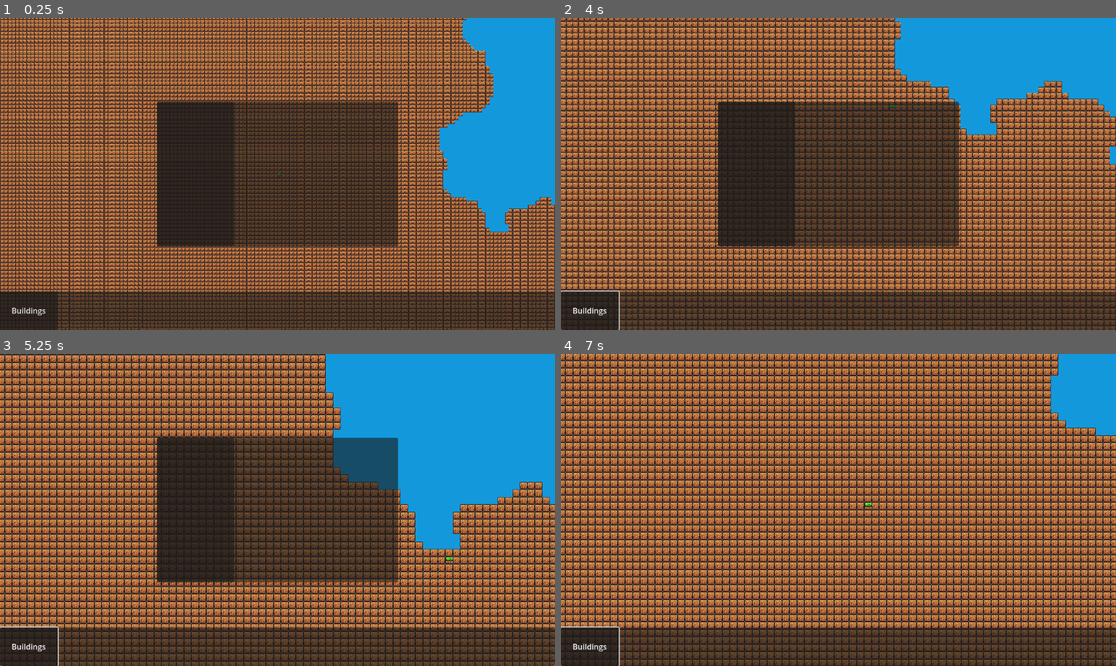
Above: before the commit, frames 1-4 (two rows, left to right).
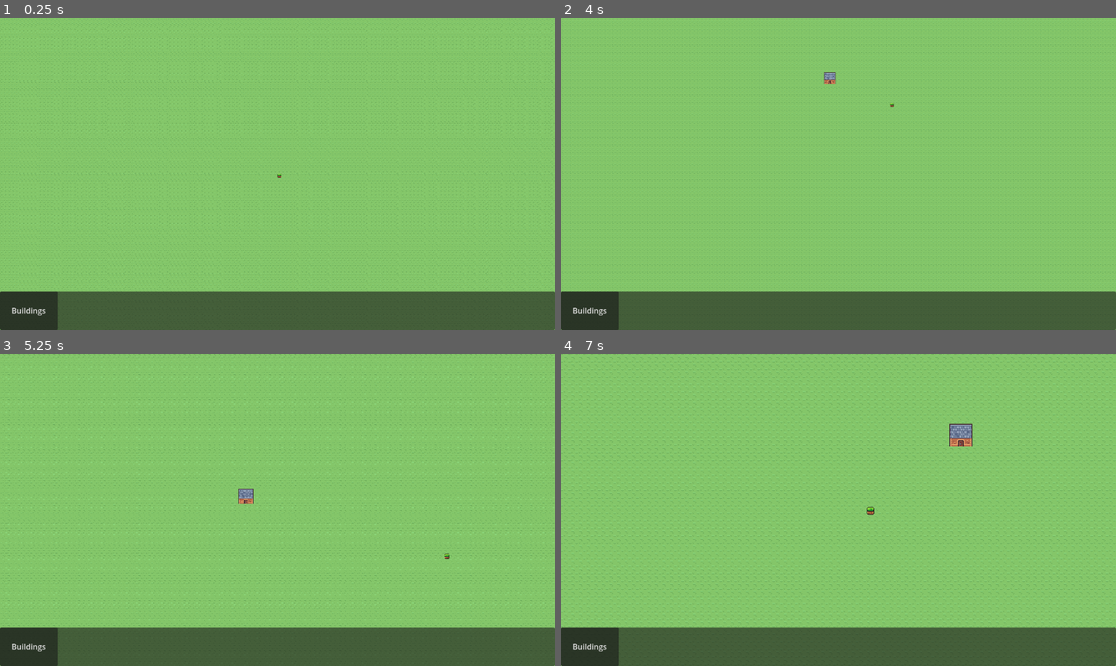
Above: after the commit, the same moments.

Repository: heyayo/SpecP
Game: Godot game, scene res://scenes/test_map.tscn
Same seed, same stepped clock (60 frames per second), same inputs: the game is played once before the commit and once after it.
Inputs (mouse positions are in pixels of both pictures, inside the frame that each line leads up to):
- Up to frame 1 (0.25 s): no input
- Up to frame 2 (4 s): click "Buildings" at 0.5 s; click (733, 108) at 1.25 s, where only the run after the commit has a clickable "Room"; tap Enter at 2 s; move the mouse to (960, 158) at 2.02 s; hold D (RightDir) 2.03-2.78 s; click (960, 158) at 2.1 s; right-click (960, 158) at 2.3 s; move the mouse to (727, 189) at 2.77 s; hold S (DownDir) 2.78-3.53 s; right-click (727, 189) at 2.85 s; tap Mouse wheel up (ScrollIn) at 3.05 s; move the mouse to (894, 105) at 3.52 s; hold D (RightDir) from 3.53 s (still down); hold Mouse wheel up (ScrollIn) from 3.53 s (still down); tap Mouse wheel down (ScrollOut) at 3.8 s
- Up to frame 3 (5.25 s): move the mouse to (249, 572) at 4.27 s; release D (RightDir) at 4.28 s; release Mouse wheel up (ScrollIn) at 4.28 s; hold W (UpDir) 4.28-5.03 s; tap Mouse wheel down (ScrollOut) at 4.35 s; tap E (ZoomIn) at 4.55 s; move the mouse to (444, 556) at 5.02 s; hold A (LeftDir) from 5.03 s (still down); hold E (ZoomIn) from 5.03 s (still down)
- Up to frame 4 (7 s): tap Q (ZoomOut) at 5.3, 5.85 s; move the mouse to (672, 463) at 5.77 s; release E (ZoomIn) at 5.78 s; click (672, 463) at 6.05 s; move the mouse to (866, 510) at 6.52 s; release A (LeftDir) at 6.53 s; hold S (DownDir) from 6.53 s (still down); click (866, 510) at 6.6 s; right-click (866, 510) at 6.8 s

The runs differ from the first frame. In frame 1, 99% of the frame differs, in the area x 0-100%, y 0-100%; in frame 2, 99%; in frame 3, 99%; in frame 4, 99%.

Commit message:
TileMap Pattern Building, Revamp for unique Objects

Diff:
--- a/scenes/build_menu.gd
+++ /dev/null
@@ -1,17 +0,0 @@
-extends Control
-
-@onready var _options = $Options;
-@onready var _actions = $Options/Actions
-@onready var _desc = $Options/Description
-@onready var _bname = $Options/Name
-# TODO Preview Picture
-
-func _ready():
-	pass # Replace with function body.
-
-func _process(delta):
-	pass
-
-func construct_buildings() -> void:
-
-	pass;
--- a/scenes/builder_node.tscn
+++ b/scenes/builder_node.tscn
@@ -3,7 +3,7 @@
 [ext_resource type="Script" path="res://scripts/builder.gd" id="1_q1tf4"]
 [ext_resource type="Texture2D" uid="uid://c4behmnjvukwi" path="res://sprites/world_tileset.png" id="2_sha1y"]
 [ext_resource type="Script" path="res://scripts/info_panel.gd" id="3_5re8v"]
-[ext_resource type="Script" path="res://scenes/build_menu.gd" id="3_uklwy"]
+[ext_resource type="Script" path="res://scripts/build_menu.gd" id="3_kl0cm"]
 
 [node name="Builder Node" type="Node2D"]
 script = ExtResource("1_q1tf4")
@@ -33,7 +33,7 @@
 offset_bottom = 20.0
 grow_horizontal = 2
 grow_vertical = 2
-script = ExtResource("3_uklwy")
+script = ExtResource("3_kl0cm")
 
 [node name="Options" type="Panel" parent="Menu/Build Menu"]
 layout_mode = 1
@@ -49,7 +49,7 @@
 grow_horizontal = 2
 grow_vertical = 2
 
-[node name="Actions" type="ItemList" parent="Menu/Build Menu/Options"]
+[node name="Actions" type="ScrollContainer" parent="Menu/Build Menu/Options"]
 layout_mode = 1
 anchors_preset = 4
 anchor_top = 0.5
@@ -58,16 +58,44 @@
 offset_right = 160.0
 offset_bottom = 150.0
 grow_vertical = 2
+horizontal_scroll_mode = 0
+
+[node name="Contents" type="VBoxContainer" parent="Menu/Build Menu/Options/Actions"]
+layout_mode = 2
+size_flags_horizontal = 4
+size_flags_vertical = 4
+alignment = 1
 
 [node name="Description" type="Label" parent="Menu/Build Menu/Options"]
-layout_mode = 0
-offset_right = 40.0
-offset_bottom = 23.0
+layout_mode = 1
+anchors_preset = 7
+anchor_left = 0.5
+anchor_top = 1.0
+anchor_right = 0.5
+anchor_bottom = 1.0
+offset_left = -90.0
+offset_top = -247.0
+offset_right = 129.0
+grow_horizontal = 2
+grow_vertical = 0
+text = "TESTTESTTESTTESTTESTTESTTESTTESTTESTTESTTESTTESTTESTTESTTESTTESTTESTTESTTESTTESTTESTTESTTESTTESTTESTTESTTESTTEST"
+autowrap_mode = 2
+clip_text = true
 
 [node name="Name" type="Label" parent="Menu/Build Menu/Options"]
-layout_mode = 0
-offset_right = 40.0
-offset_bottom = 23.0
+layout_mode = 1
+anchors_preset = 5
+anchor_left = 0.5
+anchor_right = 0.5
+offset_left = -90.0
+offset_right = 129.0
+offset_bottom = 53.0
+grow_horizontal = 2
+text = "TESTTESTTESTTESTTESTTESTTESTTESTTESTTESTTESTTESTTESTTESTTESTTESTTESTTESTTESTTESTTESTTESTTESTTESTTESTTESTTESTTESTTESTTEST"
+horizontal_alignment = 1
+vertical_alignment = 1
+autowrap_mode = 2
+clip_text = true
 
 [node name="Info Panel" type="Control" parent="Menu"]
 layout_mode = 3
@@ -139,3 +167,5 @@
 offset_bottom = 40.0
 grow_vertical = 2
 text = "Buildings"
+
+[connection signal="pressed" from="Menu/Bar/Buildings" to="." method="_on_buildings_pressed"]
--- /dev/null
+++ b/scenes/building.tscn
@@ -0,0 +1,7 @@
+[gd_scene load_steps=2 format=3 uid="uid://dfwyhemsrng0a"]
+
+[ext_resource type="TileSet" uid="uid://bslh4lsa477sk" path="res://tilesets/set.tres" id="1_ic8l0"]
+
+[node name="Building" type="TileMap"]
+tile_set = ExtResource("1_ic8l0")
+format = 2
--- a/scenes/test_map.tscn
+++ b/scenes/test_map.tscn
@@ -1,15 +1,20 @@
 [gd_scene load_steps=6 format=3 uid="uid://btuge7ek766cb"]
 
-[ext_resource type="TileSet" uid="uid://ssqqeijs20o6" path="res://tilesets/test_map.tres" id="1_wdt78"]
+[ext_resource type="TileSet" uid="uid://bslh4lsa477sk" path="res://tilesets/set.tres" id="1_d1qqc"]
 [ext_resource type="Script" path="res://scripts/world_generator.gd" id="2_uo8gq"]
 [ext_resource type="PackedScene" uid="uid://bcdlppkrq0bm6" path="res://scenes/game_camera.tscn" id="3_h4kp3"]
 [ext_resource type="PackedScene" uid="uid://bxw8rk2ph6pv3" path="res://scenes/builder_node.tscn" id="4_kglqv"]
 [ext_resource type="PackedScene" uid="uid://ckqhwsdgj5wtq" path="res://scenes/pause.tscn" id="5_y4e8x"]
 
-[node name="Test_Map" type="TileMap"]
+[node name="World" type="TileMap"]
 position = Vector2(-1, 0)
-tile_set = ExtResource("1_wdt78")
+tile_set = ExtResource("1_d1qqc")
 format = 2
+layer_0/name = "Ground"
+layer_1/name = "Foliage"
+layer_1/tile_data = PackedInt32Array()
+layer_2/name = "Structure"
+layer_2/tile_data = PackedInt32Array()
 script = ExtResource("2_uo8gq")
 world_size = Vector2i(256, 256)
 noise_scaling = 1.25
--- /dev/null
+++ b/scenes/ui_components/action_button.tscn
@@ -0,0 +1,5 @@
+[gd_scene format=3 uid="uid://dwpx45n5rrnnl"]
+
+[node name="action_button" type="Button"]
+size_flags_horizontal = 4
+size_flags_vertical = 4
--- /dev/null
+++ b/scripts/build_menu.gd
@@ -0,0 +1,31 @@
+extends Control
+
+@onready var _builder : Builder = $"../..";
+@onready var _options : Panel = $Options;
+@onready var _actions : VBoxContainer = $Options/Actions/Contents
+@onready var _desc : Label = $Options/Description
+@onready var _bname : Label = $Options/Name
+# TODO Preview Picture
+
+var _buttonPrefab : PackedScene = preload("res://scenes/ui_components/action_button.tscn");
+
+func _ready():
+	construct_buildings();
+	pass;
+
+# TODO Make Buttons expand to fit parent
+func construct_buildings() -> void:
+	var buildings_num : int = Tile_Database.BUILDINGS_LIST.size();
+	for i in range(buildings_num):
+		var data : Tile_Database.Structure = Tile_Database.BUILDINGS_LIST[i];
+		var button : Button = _buttonPrefab.instantiate();
+		button.text = data.bname;
+		_actions.add_child(button);
+		button.connect("pressed",build_callback.bind(data));
+		pass
+	pass;
+
+func build_callback(building : Tile_Database.Structure) -> void:
+	_builder.start_build_action(building);
+	print("Button Called Back");
+	pass
--- a/scripts/builder.gd
+++ b/scripts/builder.gd
@@ -1,36 +1,64 @@
 extends Node2D
+
+class_name Builder;
+
+enum ACTIONS {
+	BUILD,
+	ZONE,
+	NONE
+}
+
+var building_prefab : PackedScene = preload("res://scenes/building.tscn");
 
 @onready var _highlightSprite : Sprite2D = $Highlight;
 @onready var _selectSprite : Sprite2D = $Select;
 @onready var _buildMenu : Control = $"Menu/Build Menu";
 @onready var _infoPanel : Info_Panel = $"Menu/Info Panel";
-var _tileMap : TileMap;
+@onready var _tileMap : TileMap = get_tree().root.get_node("World");
 
-@onready var hasSelected : bool = false;
+var _cAction : ACTIONS = ACTIONS.NONE;
+var _structure : Tile_Database.Structure;
+
+var hasSelected : bool = false;
 
 const _tileSize : int = 16;
 
+var _hoverPos : Vector2i; # The center of the tile hovered by the mouse
+var _tilePos : Vector2i; # The position of the mouse on the TileMap
+
 func _ready():
 	_selectSprite.visible = hasSelected;
-	_tileMap = get_tree().root.get_node("Test_Map");
 	_infoPanel.visible = false;
+	_buildMenu.visible = false;
+	hasSelected = false;
 
 func _process(delta):
 	# Click Processing
 	var mouse_position : Vector2 = get_global_mouse_position();
-	var tile_pos : Vector2i = _tileMap.local_to_map(to_local(mouse_position)); # Was floor(mouse_position / 16), local_to_map takes into account of tile size
-	var hover_pos : Vector2i = tile_pos * _tileSize;
-	hover_pos += Vector2i(8,8);
-	_highlightSprite.global_position = hover_pos;
-
-	# Key Inputs
-	left_click_handle(hover_pos, tile_pos);
+	_tilePos = _tileMap.local_to_map(to_local(mouse_position)); # Was floor(mouse_position / 16), local_to_map takes into account of tile size
+	_hoverPos = _tilePos * _tileSize;
+	_hoverPos += Vector2i(8,8);
+	_highlightSprite.global_position = _hoverPos;
 	right_click_handle();
-
 	pass;
 
-func start_action() -> void:
+func _unhandled_input(event):
+	# Key Inputs
+	left_click_handle(_hoverPos, _tilePos);
+	pass
 
+func start_action(type : ACTIONS) -> void:
+	deselect_tile();
+	_cAction = type;
+	pass
+
+func stop_action() -> void:
+	_cAction = ACTIONS.NONE;
+	pass
+
+func start_build_action(structure : Tile_Database.Structure):
+	_cAction = ACTIONS.BUILD;
+	_structure = structure;
 	pass
 
 # Places tile highlight at selection point
@@ -52,21 +80,41 @@
 	_infoPanel.visible = false;
 	pass
 
-func left_click_handle(hover_pos : Vector2, tile_pos : Vector2) -> void:
+func left_click_handle(hover_pos : Vector2i, tile_pos : Vector2i) -> void:
 	if (Input.is_action_just_pressed("Left_Click")):
-		select_tile(hover_pos, tile_pos);
-		_buildMenu.visible = false;
-		# TODO Remove current action
-		pass
+		match (_cAction):
+			ACTIONS.BUILD:
+				# TODO Spawn Building Prefab with Pattern
+				_tileMap.set_pattern(WORLD_MAP.Layers.Structure,tile_pos,_structure.pattern);
+				stop_action();
+				pass;
+			ACTIONS.ZONE:
+				# TODO
+				pass;
+			_: # Default Case
+				select_tile(hover_pos, tile_pos);
+				_buildMenu.visible = false;
+				pass;
 	pass
 
 func right_click_handle() -> void:
 	if (Input.is_action_just_pressed("Right_Click")):
-		if hasSelected:
+		_buildMenu.visible = false;
+		if (hasSelected):
 			deselect_tile(); # Disable Selection Overlay and Build Menu
 			pass
-		else:
-			_buildMenu.visible = !_buildMenu.visible;
+		elif (_cAction != ACTIONS.NONE):
+			stop_action();
 			pass
 		pass
 	pass
+
+
+func _on_buildings_pressed():
+	_buildMenu.visible = true;
+	deselect_tile();
+	pass # Replace with function body.
+
+func _on_actions_item_selected(index):
+
+	pass # Replace with function body.
--- a/scripts/game_camera.gd
+++ b/scripts/game_camera.gd
@@ -21,9 +21,9 @@
 		adjust_zoom(zoom_value * zoom_scroll);
 	if (Input.is_action_just_released("ScrollOut")):
 		adjust_zoom(-zoom_value * zoom_scroll);
-	if (Input.is_action_pressed("ScrollIn")):
+	if (Input.is_action_pressed("ZoomIn")):
 		adjust_zoom(zoom_value);
-	if (Input.is_action_pressed("ScrollOut")):
+	if (Input.is_action_pressed("ZoomOut")):
 		adjust_zoom(-zoom_value);
 
 	var adjusted_speed = cam_speed * delta / zoom_value;
--- a/scripts/tile_data.gd
+++ b/scripts/tile_data.gd
@@ -1,4 +1,6 @@
 extends Node
+
+var _tileSet : TileSet = preload("res://tilesets/set.tres");
 
 class TileInfo:
 	var tile_name : String;
@@ -8,7 +10,24 @@
 		desc = d;
 		pass
 
+class Structure:
+	var bname : String;
+	var pattern : TileMapPattern;
+	var cost : int;
+	var build_time : float;
+	func _init(n : String, p : TileMapPattern, c : int, t : float):
+		bname = n;
+		pattern = p;
+		cost = c;
+		build_time = t;
+		pass
+
 var TILE_INFO_LOOKUP = {
-	"dirt":TileInfo.new("Dirt","This is dirt"),
-	"grass":TileInfo.new("Grass","This is grass")
+	"dirt":TileInfo.new("Dirt","This is Dirt"),
+	"grass":TileInfo.new("Grass","This is Grass"),
+	"cobble":TileInfo.new("Cobble","A Cobblestone path"),
 }
+
+var BUILDINGS_LIST = [
+	Structure.new("Room",_tileSet.get_pattern(0),10,5),
+];
--- a/scripts/world_generator.gd
+++ b/scripts/world_generator.gd
@@ -1,4 +1,6 @@
 extends TileMap
+
+class_name WORLD_MAP;
 
 @export_category("Configuration")
 @export var world_size : Vector2i = Vector2i(10,10);
@@ -8,9 +10,15 @@
 	set(value):
 		regenerate_world();
 
-@onready var world_tileset : TileSet = preload('res://tilesets/test_map.tres');
-var tile_dirt = Vector2(0,1);
-var tile_water = Vector2(4,10);
+@onready var world_tileset : TileSet = preload('res://tilesets/set.tres');
+var tile_grass = Vector2(1,0);
+
+# Tilemap Layers
+enum Layers {
+	Ground,
+	Foliage,
+	Structure
+}
 
 func _ready():
 	generate_world();
@@ -21,7 +29,6 @@
 	noise_gen.seed = 1;
 	noise_gen.noise_type = FastNoiseLite.TYPE_PERLIN;
 
-	#print("Sea Level: " + str(sea_level));
 	var world_x_half = world_size.x/2;
 	var world_y_half = world_size.y/2;
 	for x in range(-world_x_half, world_x_half):
@@ -29,11 +36,11 @@
 			var noise_value = noise_gen.get_noise_2d(x / noise_scaling,y / noise_scaling);
 			var tile_pos = Vector2i(x,y);
 
-			if (noise_value > sea_level):
-				set_cell(0,tile_pos,0,tile_dirt);
-			else:
-				set_cell(0,tile_pos,0,tile_water);
-			pass
+			set_cell(Layers.Ground,tile_pos,0,grass_patches(noise_value));
+
+# TODO
+func grass_patches(level : float) -> Vector2:
+	return tile_grass;
 	pass
 
 func clear_all():
--- /dev/null
+++ b/tilesets/set.tres
@@ -0,0 +1,152 @@
+[gd_resource type="TileSet" load_steps=4 format=3 uid="uid://bslh4lsa477sk"]
+
+[ext_resource type="Texture2D" uid="uid://wuj8evisudja" path="res://sprites/kenney_tiny-town/Tilemap/tilemap_packed.png" id="1_4pgcl"]
+
+[sub_resource type="TileMapPattern" id="TileMapPattern_1ck7y"]
+tile_data = PackedInt32Array(0, 0, 4, 65536, 0, 5, 131072, 0, 6, 1, 65536, 4, 65537, 65536, 5, 131073, 65536, 7, 2, 131072, 4, 65538, 131072, 5, 131074, 196608, 6)
+
+[sub_resource type="TileSetAtlasSource" id="TileSetAtlasSource_begte"]
+resource_name = "Environment"
+texture = ExtResource("1_4pgcl")
+0:0/0 = 0
+0:0/0/custom_data_0 = "grass"
+1:0/0 = 0
+1:0/0/custom_data_0 = "grass"
+2:0/0 = 0
+3:0/0 = 0
+4:0/0 = 0
+5:0/0 = 0
+6:0/0 = 0
+7:0/0 = 0
+8:0/0 = 0
+9:0/0 = 0
+10:0/0 = 0
+11:0/0 = 0
+0:1/0 = 0
+1:1/0 = 0
+2:1/0 = 0
+3:1/0 = 0
+4:1/0 = 0
+5:1/0 = 0
+6:1/0 = 0
+7:1/0 = 0
+8:1/0 = 0
+9:1/0 = 0
+10:1/0 = 0
+11:1/0 = 0
+0:2/0 = 0
+1:2/0 = 0
+1:2/0/custom_data_0 = "dirt"
+2:2/0 = 0
+3:2/0 = 0
+4:2/0 = 0
+5:2/0 = 0
+6:2/0 = 0
+7:2/0 = 0
+8:2/0 = 0
+9:2/0 = 0
+10:2/0 = 0
+11:2/0 = 0
+0:3/0 = 0
+1:3/0 = 0
+2:3/0 = 0
+3:3/0 = 0
+4:3/0 = 0
+5:3/0 = 0
+6:3/0 = 0
+7:3/0 = 0
+7:3/0/custom_data_0 = "cobble"
+8:3/0 = 0
+9:3/0 = 0
+10:3/0 = 0
+11:3/0 = 0
+0:4/0 = 0
+1:4/0 = 0
+2:4/0 = 0
+3:4/0 = 0
+4:4/0 = 0
+5:4/0 = 0
+6:4/0 = 0
+7:4/0 = 0
+8:4/0 = 0
+9:4/0 = 0
+10:4/0 = 0
+11:4/0 = 0
+0:5/0 = 0
+1:5/0 = 0
+2:5/0 = 0
+3:5/0 = 0
+4:5/0 = 0
+5:5/0 = 0
+6:5/0 = 0
+7:5/0 = 0
+8:5/0 = 0
+9:5/0 = 0
+10:5/0 = 0
+11:5/0 = 0
+0:6/0 = 0
+1:6/0 = 0
+2:6/0 = 0
+3:6/0 = 0
+4:6/0 = 0
+5:6/0 = 0
+6:6/0 = 0
+7:6/0 = 0
+8:6/0 = 0
+9:6/0 = 0
+10:6/0 = 0
+11:6/0 = 0
+0:7/0 = 0
+1:7/0 = 0
+2:7/0 = 0
+3:7/0 = 0
+4:7/0 = 0
+5:7/0 = 0
+6:7/0 = 0
+7:7/0 = 0
+8:7/0 = 0
+9:7/0 = 0
+10:7/0 = 0
+11:7/0 = 0
+0:8/0 = 0
+1:8/0 = 0
+2:8/0 = 0
+3:8/0 = 0
+4:8/0 = 0
+5:8/0 = 0
+6:8/0 = 0
+7:8/0 = 0
+8:8/0 = 0
+9:8/0 = 0
+10:8/0 = 0
+11:8/0 = 0
+0:9/0 = 0
+1:9/0 = 0
+2:9/0 = 0
+3:9/0 = 0
+4:9/0 = 0
+5:9/0 = 0
+6:9/0 = 0
+7:9/0 = 0
+8:9/0 = 0
+9:9/0 = 0
+10:9/0 = 0
+11:9/0 = 0
+0:10/0 = 0
+1:10/0 = 0
+2:10/0 = 0
+3:10/0 = 0
+4:10/0 = 0
+5:10/0 = 0
+6:10/0 = 0
+7:10/0 = 0
+8:10/0 = 0
+9:10/0 = 0
+10:10/0 = 0
+11:10/0 = 0
+
+[resource]
+custom_data_layer_0/name = "names"
+custom_data_layer_0/type = 4
+sources/0 = SubResource("TileSetAtlasSource_begte")
+pattern_0 = SubResource("TileMapPattern_1ck7y")
--- a/tilesets/test_map.tres
+++ b/tilesets/test_map.tres
@@ -138,6 +138,7 @@
 3:15/0 = 0
 
 [sub_resource type="TileSetAtlasSource" id="TileSetAtlasSource_jxmqo"]
+resource_name = "ENVIRON"
 texture = ExtResource("2_u7g38")
 0:0/0 = 0
 1:0/0 = 0
